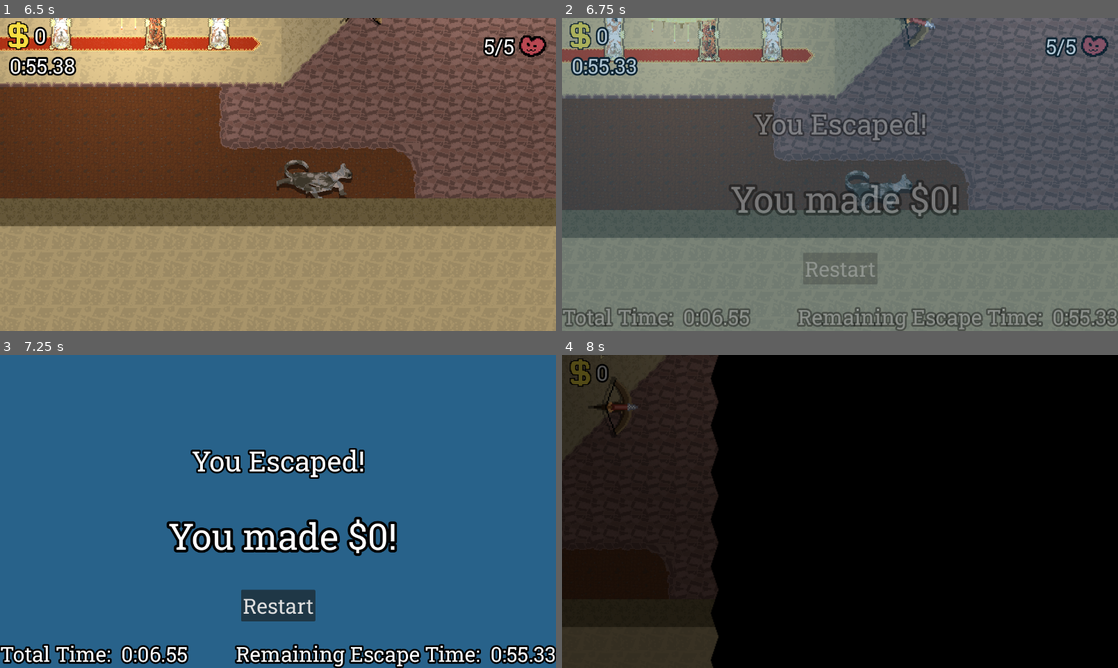
Above: before the commit, frames 1-4 (two rows, left to right).
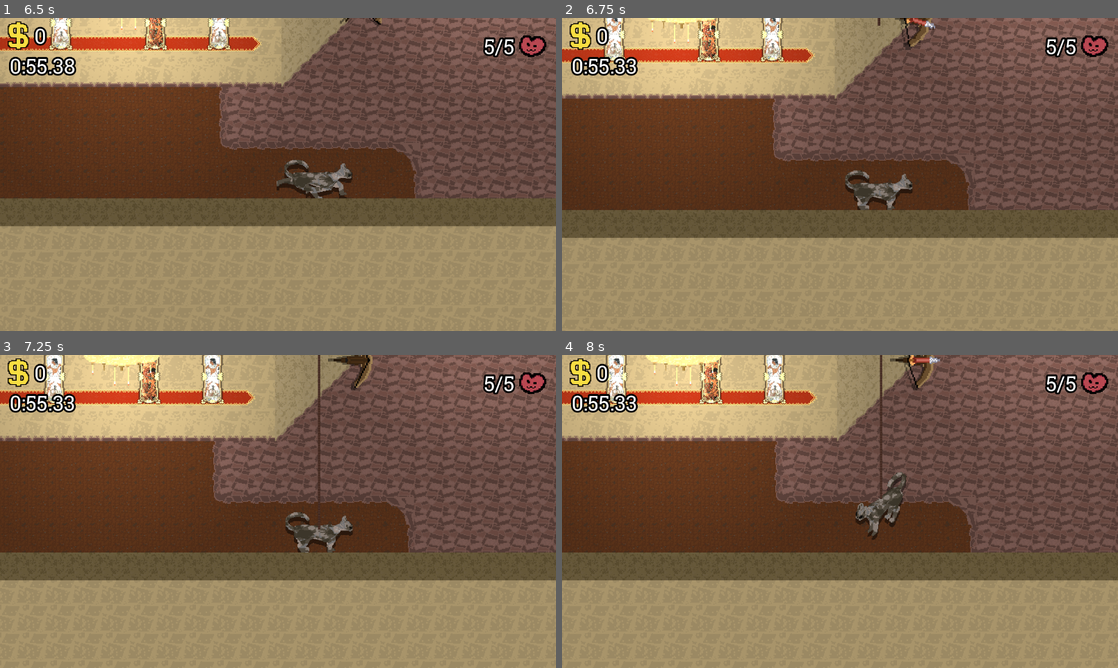
Above: after the commit, the same moments.

Repository: Emarald64/ancient-game-jam
Game: Godot game, scene res://source/main.tscn
The game is run twice, just before and just after one commit, with the same random seed, the same clock (stepped at 60 frames per second) and the same inputs.
Inputs (mouse positions are in pixels of both pictures, inside the frame that each line leads up to):
- Up to frame 1 (6.5 s): hold D (move_right) 0.53-1.28 s; hold Shift (sprint) 0.53-1.28 s; hold S (move_down) 1.28-2.03 s; tap Y every 1.5 s from 1.35 to 5.85 s; hold D (move_right) 2.03-2.78 s; hold Shift (sprint) 2.03-2.78 s; hold W (move_up) 2.78-3.53 s; hold Shift (sprint) 3.53-4.28 s; hold A (move_left) 3.53-5.03 s; hold S (move_down) 5.03-5.78 s; hold Shift (sprint) 5.03-5.78 s; hold D (move_right) from 5.78 s (still down)
- Up to frame 2 (6.75 s): release D (move_right) at 6.53 s; hold W (move_up) from 6.53 s (still down); hold Shift (sprint) from 6.53 s (still down)
- Up to frame 3 (7.25 s): keep holding W (move_up); keep holding Shift (sprint)
- Up to frame 4 (8 s): release W (move_up) at 7.25 s; release Shift (sprint) at 7.25 s; click (840, 605) at 7.25 s, where only the run before the commit has a clickable "Restart"

Frame 1 is identical in both runs. In frame 2, 100% of the frame differs, in the area x 0-100%, y 0-100%; in frame 3, 100%; in frame 4, 100%.

Commit message:
added ending animation

Diff:
--- a/source/player.gd
+++ b/source/player.gd
@@ -122,6 +122,18 @@
 func play_win_animation():
 	animating=true
 	# play reverse start animation here
+	var rope_tween=create_tween()
+	var rope:Node2D=Globals.main.get_node("rope")
+	rope.reparent($CatSprite)
+	rope.position=Vector2(0,-700)
+	rope_tween.tween_property(rope,"position:y",-407.93,.5).set_trans(Tween.TRANS_BACK)
+	rope_tween.tween_interval(.5)
+	await rope_tween.finished
+	var cat_tween=create_tween()
+	cat_tween.set_parallel()
+	cat_tween.tween_method($CatSprite.set_idle_sprite,2,20,3)
+	cat_tween.tween_property($CatSprite,"position:y",-350,3)
+	await cat_tween.finished
 	main.win_screen.appear()
 
 func hit(area:Area2D):
